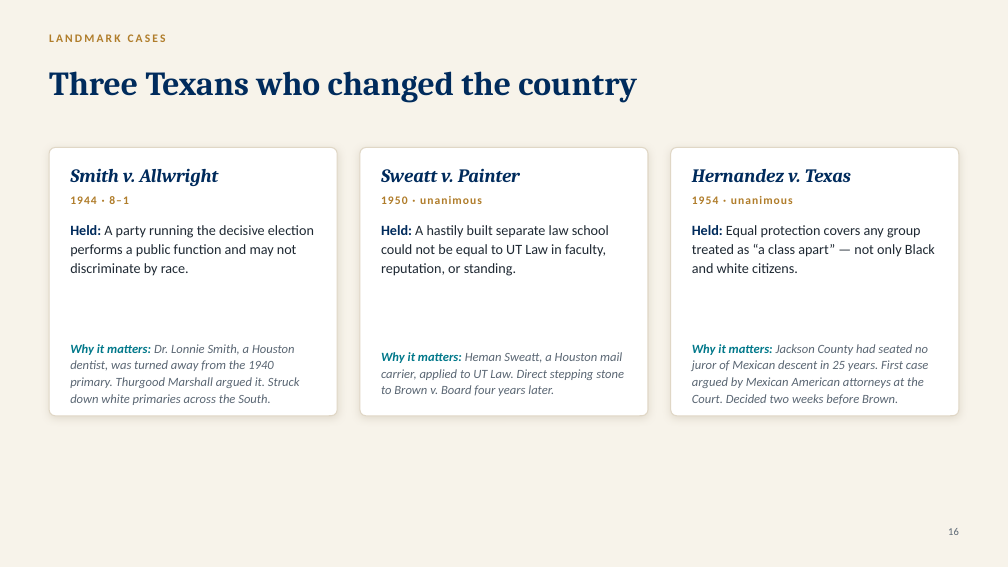
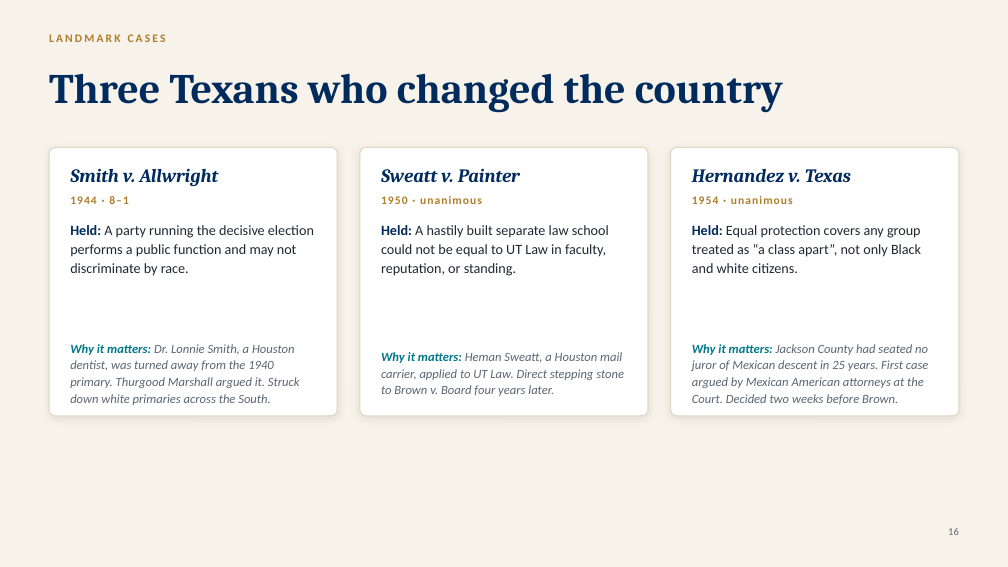
Before and after one commit to ProfessorJaredAlanStewart/texas-govt-modules, a slide deck: slide 17 of slides/Chapter 16 - Civil Liberties and Civil Rights (Lecture Deck).pptx. Drawn at 1008x567 pixels with LibreOffice and Linux fonts; fonts in the diff are those of the drawing. Boxes give left, top, right and bottom in pixels: in the first picture for what was removed or moved away, otherwise in the second. Text is boxed around its words. In the diff, an @@ line names an element or a change of style, - is before the commit and + after.

```diff
--- a/slides/Chapter 16 - Civil Liberties and Civil Rights (Lecture Deck).pptx
+++ b/slides/Chapter 16 - Civil Liberties and Civil Rights (Lecture Deck).pptx
@@ text "Three Texans who changed the ..." at (x1=49, y1=73, x2=783, y2=113): size 32 to 40 pt @@
@@ text at (x1=692, y1=225, x2=921, y2=273): text changed @@
-Held: Equal protection covers any group treated as “a class apart” — not only Black and white citizens.
+Held: Equal protection covers any group treated as “a class apart”, not only Black and white citizens.
```
Also in this commit, not shown: 25 other slides changed, 1 other file.
